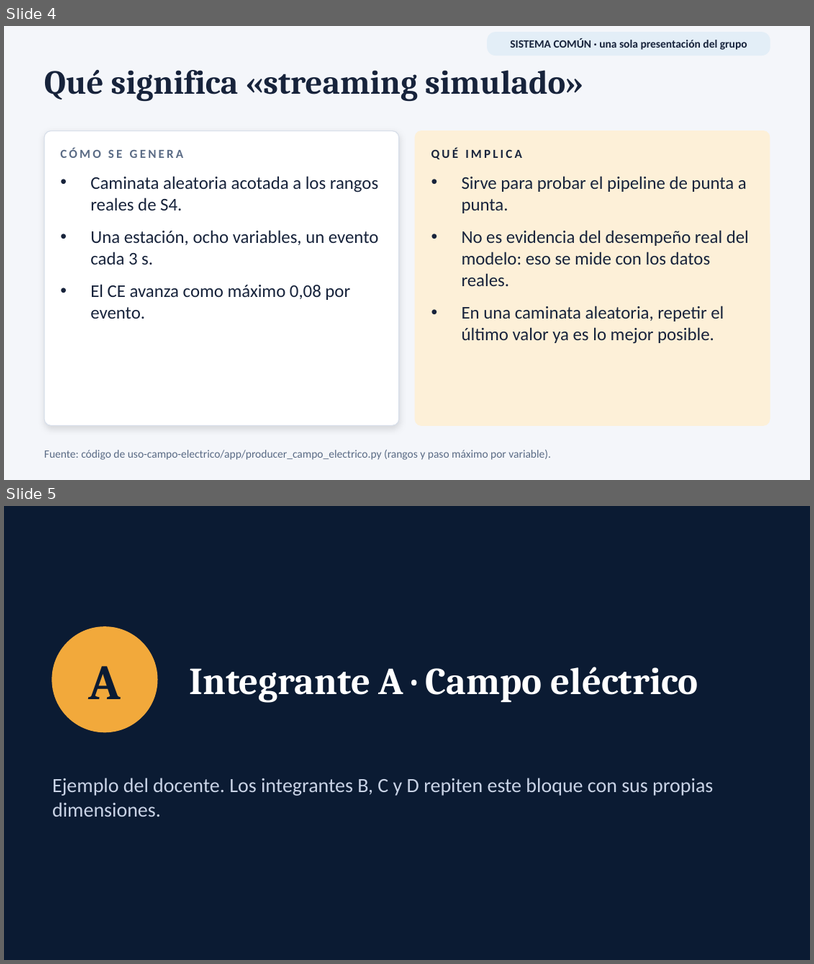
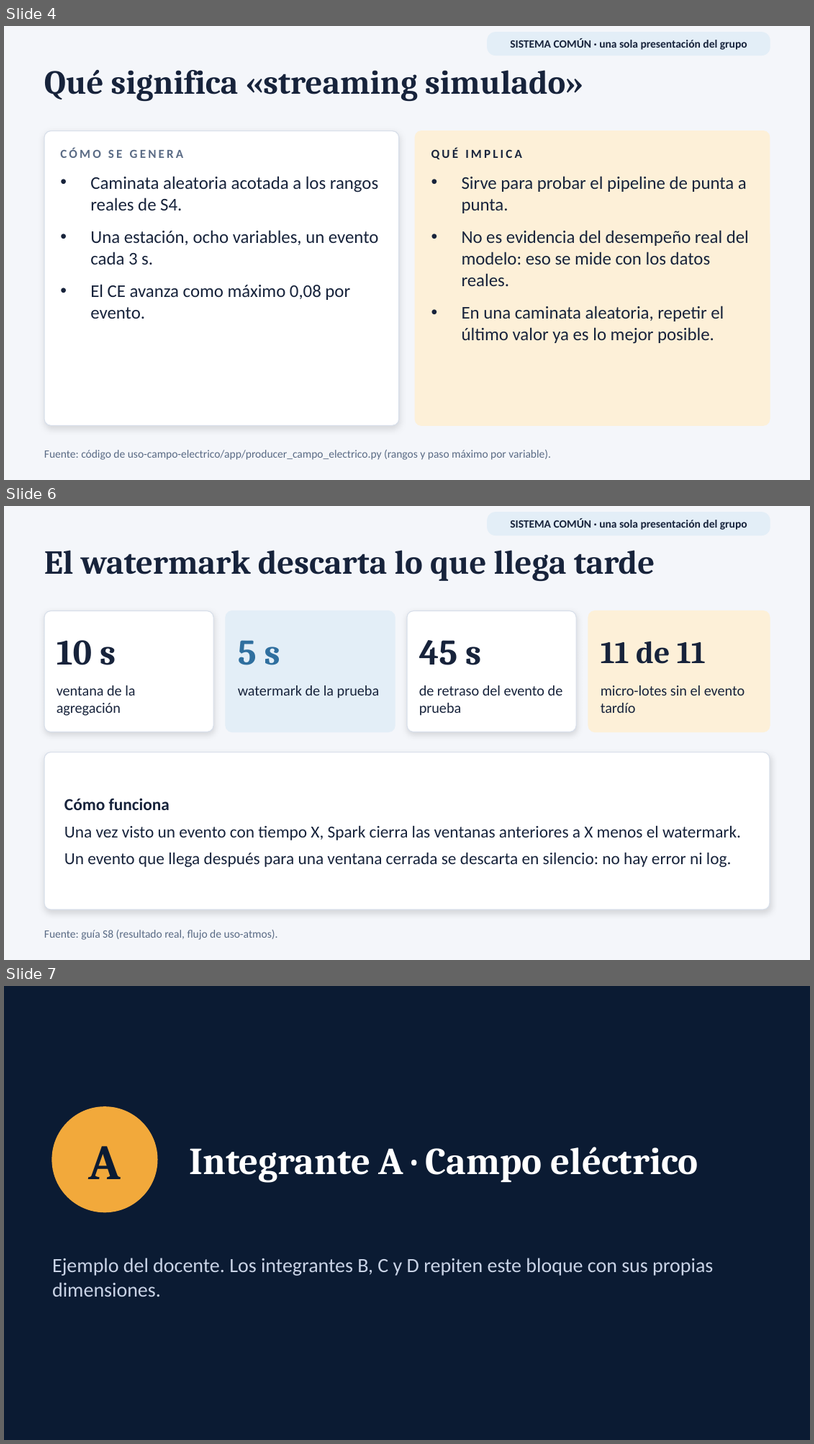
Before and after one commit to 262bigdata/lambda26, a slide deck: presentaciones/lambda26_U2_campo_electrico.pptx. Shown one above the other, each under a label of ours: slides 4 and 5 before the commit, slides 4, 6 and 7 after it; the slides between them are not shown. The pictures are 814x964 and 814x1444 pixels, drawn with LibreOffice and Linux fonts; fonts in the diff are those of the drawing. Boxes give left, top, right and bottom in pixels: in the first picture for what was removed or moved away, otherwise in the second. Text is boxed around its words. In the diff, an @@ line names an element or a change of style, - is before the commit and + after.

```diff
--- a/presentaciones/lambda26_U2_campo_electrico.pptx
+++ b/presentaciones/lambda26_U2_campo_electrico.pptx
@@ slide 6 added at (4,506,810,960), background #F4F6FA @@
@@ rounded rectangle added at (488,512,770,535), fill #E3EEF7, outline #E3EEF7 1 pt @@
@@ text added at (510,518,748,530), 10 pt, text #17233B, bold @@
+SISTEMA COMÚN · una sola presentación del grupo
@@ text added at (44,550,655,581), 30 pt, text #17233B, bold @@
+El watermark descarta lo que llega tarde
@@ rounded rectangle added at (44,611,214,732), fill #FFFFFF, outline #D8DFEA 0.75 pt @@
@@ rounded rectangle added at (226,611,395,732), fill #E3EEF7, outline #E3EEF7 0.75 pt @@
@@ rounded rectangle added at (407,611,576,732), fill #FFFFFF, outline #D8DFEA 0.75 pt @@
@@ rounded rectangle added at (589,611,770,732), fill #FDF0D8, outline #FDF0D8 0.75 pt @@
@@ text added at (57,640,116,665), 32 pt, text #17233B, bold @@
+10 s
@@ text added at (238,640,280,665), 32 pt, text #2F6F9F, bold @@
+5 s
@@ text added at (419,640,481,665), 32 pt, text #17233B, bold @@
+45 s
@@ text added at (601,641,706,664), 28 pt, text #17233B, bold @@
+11 de 11
@@ text added at (57,685,135,716), 13 pt, text #17233B @@
+ventana de la agregación
@@ text added at (238,685,380,698), 13 pt, text #17233B @@
+watermark de la prueba
@@ text added at (419,685,563,716), 13 pt, text #17233B @@
+de retraso del evento de prueba
@@ text added at (601,685,746,713), 13 pt, text #17233B @@
+micro-lotes sin el evento tardío
@@ rounded rectangle added at (44,752,770,909), fill #FFFFFF, outline #D8DFEA 0.75 pt @@
@@ text added at (64,798,741,867), 15 pt, text #17233B @@
+Cómo funciona
+Una vez visto un evento con tiempo X, Spark cierra las ventanas anteriores a X menos el watermark.
+Un evento que llega después para una ventana cerrada se descarta en silencio: no hay error ni log.
@@ text added at (44,929,278,939), 10 pt, text #5A6B85 @@
+Fuente: guía S8 (resultado real, flujo de uso-atmos).
@@ what was slide 5 is now slide 7 @@
```
Also in this commit, not shown: 2 slides changed, 2 other slides added, 4 other files.
